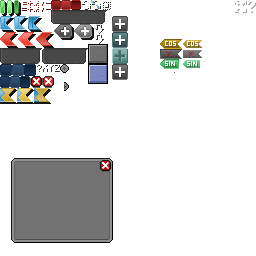
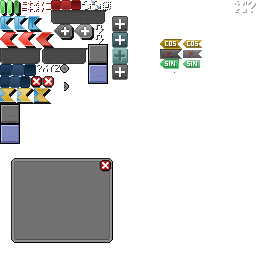
Two versions of the same layered image (256px x 256px). Layer-by-layer changes:
added layer "Toggle button" above "Icon button" over (0, 104, 20, 144)
